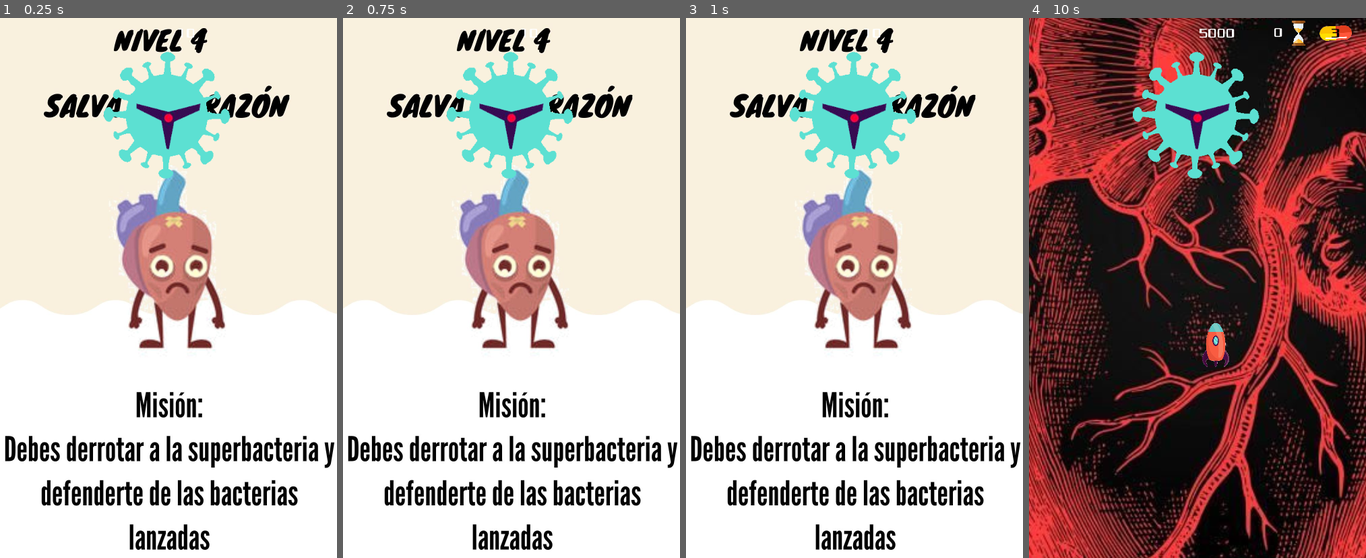
Above: before the commit, frames 1-4 (left to right).
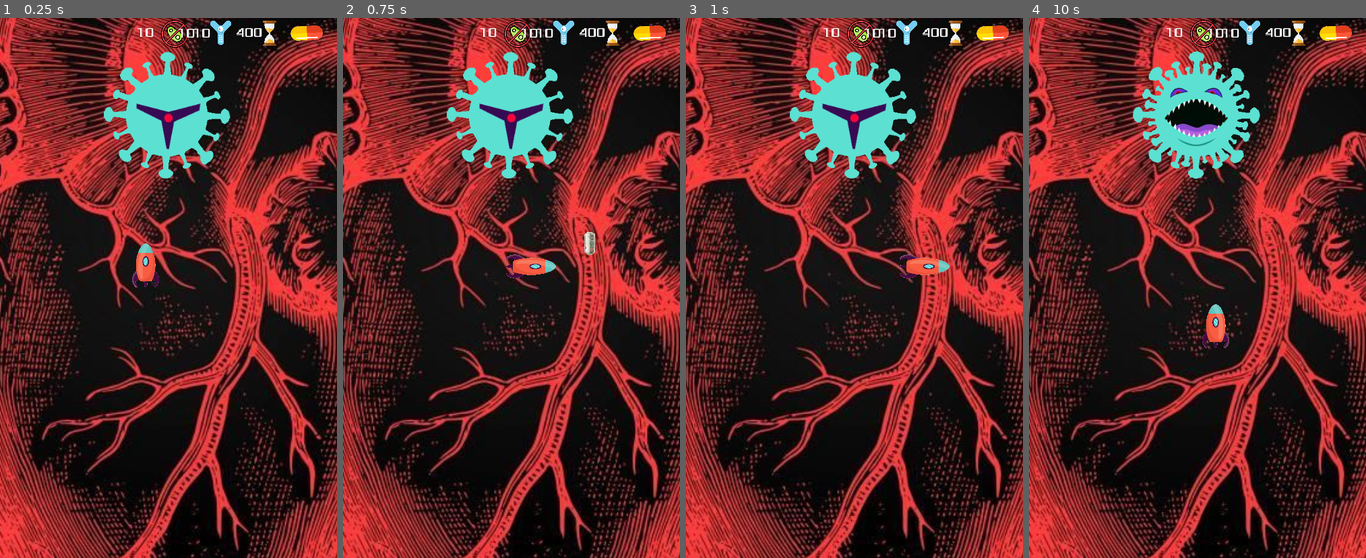
Above: after the commit, the same moments.

Repository: chapita3/BodyRescue
Game: Godot game, scene res://Level4.tscn
The game is run twice, just before and just after one commit, with the same random seed, the same clock (stepped at 60 frames per second) and the same inputs. This scene is started directly instead of the project's main scene.
Inputs (mouse positions are in pixels of both pictures, inside the frame that each line leads up to):
- Up to frame 1 (0.25 s): no input
- Up to frame 2 (0.75 s): tap Enter at 0.5 s; move the mouse to (585, 261) at 0.52 s; hold Right (ui_right) from 0.53 s (still down); click (585, 261) at 0.67 s
- Up to frame 3 (1 s): keep holding Right (ui_right)
- Up to frame 4 (10 s): move the mouse to (1130, 315) at 1.27 s; release Right (ui_right) at 1.28 s; hold Down (ui_down) 1.28-2.03 s; move the mouse to (1231, 169) at 2.02 s; hold Right (ui_right) 2.03-2.78 s; tap Space at 2.75 s; move the mouse to (1180, 396) at 2.77 s; hold Up (ui_up) 2.78-3.53 s; click (1180, 396) at 2.92 s; move the mouse to (1298, 369) at 3.52 s; hold Left (ui_left) 3.53-5.03 s; move the mouse to (1096, 207) at 4.27 s; move the mouse to (1214, 288) at 5.02 s; hold Down (ui_down) 5.03-5.78 s; click (1214, 288) at 5.17 s; move the mouse to (1146, 153) at 5.77 s; hold Right (ui_right) 5.78-6.53 s; move the mouse to (1271, 261) at 6.52 s; hold Up (ui_up) 6.53-7.28 s; move the mouse to (1130, 315) at 7.27 s; hold Right (ui_right) 7.28-8.03 s; click (1130, 315) at 7.42 s; move the mouse to (1231, 169) at 8.02 s; hold Down (ui_down) 8.03-8.78 s; move the mouse to (1180, 396) at 8.77 s; hold Left (ui_left) 8.78-9.53 s; move the mouse to (1298, 369) at 9.52 s; hold Up (ui_up) from 9.53 s (still down); click (1298, 369) at 9.67 s

The runs differ from the first frame. In frame 1, 94% of the frame differs, in the area x 0-100%, y 0-100%; in frame 2, 94%; in frame 3, 94%; in frame 4, 3.4%.
Error after the commit: Parse Error: Error parsing expression, misplaced: ')' (res://Level4.gd:70)

Commit message:
Cambios en el nivel 4
Aún no he podido lograr que las balas dañen al Boos.
Tampoco el ataque del Boss daña a la nave.
La nave tampoco destruye el ataque del Boss.

Diff:
--- a/Ataque.gd
+++ b/Ataque.gd
@@ -1,7 +1,7 @@
 extends Area2D #Tutorial_Part4 ==> UKfzBnfh4Ak
 
-var speed=50
-var steer_force=0
+var speed=300
+var steer_force=100
 var velocity = Vector2()
 var acceleration = Vector2()
 var target = null
@@ -25,15 +25,12 @@
 		rotation = velocity.angle()
 	position += velocity * delta
 
-func explode():
-	set_process(false)
-	velocity = Vector2()
-	$Sprite.hide()
-	$Explosion.show()
-	$Explosion.play("smoke")
+func _on_Ataque_body_entered(body):
+	if ("Nave" in body.name):
+		body._on_Nave_body_entered(self)
+	else:
+		if("Bala" in body.name):
+			queue_free()
 
-func _on_Lifetime_timeout():
-	explode()
-
-func _on_Explosion_animation_finished():
+func _on_VisibilityNotifier2D_screen_exited():
 	queue_free()
--- a/Ataque.tscn
+++ b/Ataque.tscn
@@ -26,3 +26,9 @@
 [node name="Collision_Especial" type="CollisionShape2D" parent="."]
 position = Vector2( -0.794434, 0.397217 )
 shape = SubResource( 2 )
+
+[node name="VisibilityNotifier2D" type="VisibilityNotifier2D" parent="."]
+position = Vector2( -0.754715, 0.943397 )
+scale = Vector2( 3.15092, 3.16979 )
+[connection signal="body_entered" from="." to="." method="_on_Ataque_body_entered"]
+[connection signal="screen_exited" from="VisibilityNotifier2D" to="." method="_on_VisibilityNotifier2D_screen_exited"]
--- a/Bacteria.tscn
+++ b/Bacteria.tscn
@@ -25,9 +25,24 @@
 "name": "grande8",
 "speed": 5.0
 }, {
-"frames": [ ExtResource( 13 ) ],
+"frames": [ ExtResource( 11 ) ],
 "loop": true,
-"name": "chica5",
+"name": "chica6",
+"speed": 5.0
+}, {
+"frames": [ ExtResource( 16 ) ],
+"loop": true,
+"name": "grande6",
+"speed": 5.0
+}, {
+"frames": [ ExtResource( 9 ) ],
+"loop": true,
+"name": "chica3",
+"speed": 5.0
+}, {
+"frames": [ ExtResource( 4 ) ],
+"loop": true,
+"name": "grande2",
 "speed": 5.0
 }, {
 "frames": [ ExtResource( 1 ) ],
@@ -35,14 +50,24 @@
 "name": "grande1",
 "speed": 5.0
 }, {
+"frames": [ ExtResource( 17 ) ],
+"loop": true,
+"name": "grande7",
+"speed": 5.0
+}, {
+"frames": [ ExtResource( 8 ) ],
+"loop": true,
+"name": "grande4",
+"speed": 5.0
+}, {
 "frames": [ ExtResource( 6 ) ],
 "loop": true,
 "name": "chica7",
 "speed": 5.0
 }, {
-"frames": [ ExtResource( 17 ) ],
+"frames": [ ExtResource( 10 ) ],
 "loop": true,
-"name": "grande7",
+"name": "chica4",
 "speed": 5.0
 }, {
 "frames": [ ExtResource( 14 ) ],
@@ -50,19 +75,14 @@
 "name": "grande5",
 "speed": 5.0
 }, {
-"frames": [ ExtResource( 16 ) ],
+"frames": [ ExtResource( 5 ) ],
 "loop": true,
-"name": "grande6",
+"name": "chica2",
 "speed": 5.0
 }, {
-"frames": [ ExtResource( 10 ) ],
+"frames": [ ExtResource( 13 ) ],
 "loop": true,
-"name": "chica4",
-"speed": 5.0
-}, {
-"frames": [ ExtResource( 11 ) ],
-"loop": true,
-"name": "chica6",
+"name": "chica5",
 "speed": 5.0
 }, {
 "frames": [ ExtResource( 3 ) ],
@@ -78,26 +98,6 @@
 "frames": [ ExtResource( 7 ) ],
 "loop": true,
 "name": "grande3",
-"speed": 5.0
-}, {
-"frames": [ ExtResource( 8 ) ],
-"loop": true,
-"name": "grande4",
-"speed": 5.0
-}, {
-"frames": [ ExtResource( 9 ) ],
-"loop": true,
-"name": "chica3",
-"speed": 5.0
-}, {
-"frames": [ ExtResource( 4 ) ],
-"loop": true,
-"name": "grande2",
-"speed": 5.0
-}, {
-"frames": [ ExtResource( 5 ) ],
-"loop": true,
-"name": "chica2",
 "speed": 5.0
 } ]
 
--- a/Bala.gd
+++ b/Bala.gd
@@ -21,12 +21,15 @@
 
 func _on_Area2D_body_entered(body):
 	if body != self:
-		if "Bacteria" in body.name:
+		if("Bacteria" in body.name):
 			body.elim()
 			Global.new_bacteria_kill()
 		else:
-			if "Bala" in body.name:
+			if("Bala" in body.name):
 				body.kill_bala()
+			else:
+				if("Ataque" in body.name):
+					queue_free()
 
 		kill_bala()
 
--- a/Boss.gd
+++ b/Boss.gd
@@ -1,6 +1,7 @@
 extends KinematicBody2D
 
 signal life_modify
+signal Attack
 
 export (PackedScene) var Attack_thing
 onready var parent=get_parent()
@@ -23,20 +24,20 @@
 		return
 	control(delta)
 	move_and_slide(velocity)
-	if(attack):
 		#target=Global.getNave()
 		#target_dir=(target.global_position-global_position).normalized()
 		#current_dir=Vector2(1,0).rotated(self.global_rotation)
 		#self.global_rotation=current_dir.linear_interpolate(target_dir,self.speed*delta).angle()
-		pass
+	#pass
+
+func _process(delta):
+	if(attack):
+		shoot()
 
 func control(delta):
 	if parent is PathFollow2D:
 		parent.set_offset(parent.get_offset() + speed * delta)
 		position=Vector2()
-
-func _process(delta):
-	pass
 
 func set_alive(x):
 	alive=x
@@ -48,16 +49,27 @@
 func _on_Area2D_body_entered(body):
 	var aux=body.name
 	if ("Bala" in body.name):
-		life-=10
+		if(life<=10):
+			$AnimatedSprite.animation="dead"
+		else:
+			life-=10
 		emit_signal("life_modify",life)
 
 func shoot():
 	var dir=Vector2(1,0).rotated(self.global_rotation)
+	var aux=Global.getNave()
+	emit_signal("Attack",Attack_thing,self.global_position,dir,aux)
+	#A.start(self.global_position,dir,aux)
 
 func _on_TimerAttack_timeout():
 	attack=true
+	$AnimatedSprite.animation="angry"
+	$TimerAnimation.start()
 	$TimerAttackStop.start()
 
 func _on_TimerAttackStop_timeout():
 	attack=false
 	$TimerAttack.start()
+
+func _on_TimerAnimation_timeout():
+	$AnimatedSprite.animation="normal"
--- a/Boss.tscn
+++ b/Boss.tscn
@@ -52,8 +52,13 @@
 one_shot = true
 
 [node name="TimerAttackStop" type="Timer" parent="."]
-wait_time = 4.0
+wait_time = 0.1
+one_shot = true
+
+[node name="TimerAnimation" type="Timer" parent="."]
+wait_time = 2.0
 one_shot = true
 [connection signal="body_entered" from="Area2D" to="." method="_on_Area2D_body_entered"]
 [connection signal="timeout" from="TimerAttack" to="." method="_on_TimerAttack_timeout"]
 [connection signal="timeout" from="TimerAttackStop" to="." method="_on_TimerAttackStop_timeout"]
+[connection signal="timeout" from="TimerAnimation" to="." method="_on_TimerAnimation_timeout"]
--- a/Level4.gd
+++ b/Level4.gd
@@ -22,9 +22,9 @@
 func _on_TimerStart_timeout():
 	$Start.hide()
 	emit_signal("start_HUD4")
-	#emit_signal("start_boss",true)
+	emit_signal("start_boss",true)
 	$Nave.inicio($InitialPosition.position) #posicion de inicio del jugador
-	#$InicioTimer.start()
+	$InicioTimer.start()
 	$Nave.show()
 	$background.show()
 	Global.load_game()
@@ -59,7 +59,7 @@
 	get_tree().change_scene("res://body.tscn")
 
 func _on_InicioTimer_timeout():
-	$BacteriaTimer.start()
+	#$BacteriaTimer.start()
 	$ScoreTimer.start()
 
 func _on_ScoreTimer_timeout():
@@ -67,6 +67,7 @@
 	$HUD_game.actualizarScore(player.score)
 
 func life_modify(life):
+	if()
 	$HUD_game.actualizarVidaBoss(life)
 
 func _on_BacteriaTimer_timeout():
@@ -89,3 +90,8 @@
 
 func play_again():
 	get_tree().change_scene("res://Level4.tscn")
+
+func _on_Boss_Attack(attack,pos,dir,target):
+	var a=attack.instance()
+	add_child(a)
+	a.start(pos,dir,target)
--- a/Level4.tscn
+++ b/Level4.tscn
@@ -31,6 +31,9 @@
 Bacteria = ExtResource( 4 )
 
 [node name="background" type="TextureRect" parent="."]
+anchor_left = -6.10352e-08
+anchor_right = -6.10352e-08
+anchor_bottom = 3.8147e-08
 margin_left = -625.051
 margin_top = -587.014
 margin_right = 344.949
@@ -115,6 +118,19 @@
 wait_time = 4.5
 one_shot = true
 
+[node name="Paths" type="Node2D" parent="."]
+
+[node name="PathBoss" type="Path2D" parent="Paths"]
+curve = SubResource( 3 )
+
+[node name="PathFollowBoss" type="PathFollow2D" parent="Paths/PathBoss"]
+position = Vector2( 56.4304, 72.5265 )
+rotation = 0.00558577
+
+[node name="Boss" parent="Paths/PathBoss/PathFollowBoss" instance=ExtResource( 10 )]
+position = Vector2( 191.692, 69.6012 )
+rotation = -0.00558383
+
 [node name="Start" type="TextureRect" parent="."]
 visible = false
 margin_left = -23.7008
@@ -128,19 +144,6 @@
 }
 
 [node name="HUD_game" parent="." instance=ExtResource( 8 )]
-
-[node name="Paths" type="Node2D" parent="."]
-
-[node name="PathBoss" type="Path2D" parent="Paths"]
-curve = SubResource( 3 )
-
-[node name="PathFollowBoss" type="PathFollow2D" parent="Paths/PathBoss"]
-position = Vector2( 56.4304, 72.5265 )
-rotation = 0.00558577
-
-[node name="Boss" parent="Paths/PathBoss/PathFollowBoss" instance=ExtResource( 10 )]
-position = Vector2( 191.692, 69.6012 )
-rotation = -0.00558383
 [connection signal="hide_HUD" from="." to="HUD_game" method="hide_HUD"]
 [connection signal="start_HUD4" from="." to="HUD_game" method="_on_Level4_start_HUD4"]
 [connection signal="start_boss" from="." to="Paths/PathBoss/PathFollowBoss/Boss" method="set_alive"]
@@ -151,4 +154,5 @@
 [connection signal="golpe" from="Nave" to="." method="game_over"]
 [connection signal="timeout" from="Prev_level" to="." method="_on_Prev_level_timeout"]
 [connection signal="timeout" from="TimerStart" to="." method="_on_TimerStart_timeout"]
+[connection signal="Attack" from="Paths/PathBoss/PathFollowBoss/Boss" to="." method="_on_Boss_Attack"]
 [connection signal="life_modify" from="Paths/PathBoss/PathFollowBoss/Boss" to="." method="life_modify"]
--- a/SNave.tscn
+++ b/SNave.tscn
@@ -6,14 +6,14 @@
 
 [sub_resource type="SpriteFrames" id=1]
 animations = [ {
+"frames": [ ExtResource( 1 ) ],
+"loop": true,
+"name": "frente",
+"speed": 5.0
+}, {
 "frames": [ ExtResource( 2 ) ],
 "loop": true,
 "name": "lado",
-"speed": 5.0
-}, {
-"frames": [ ExtResource( 1 ) ],
-"loop": true,
-"name": "frente",
 "speed": 5.0
 } ]
 
